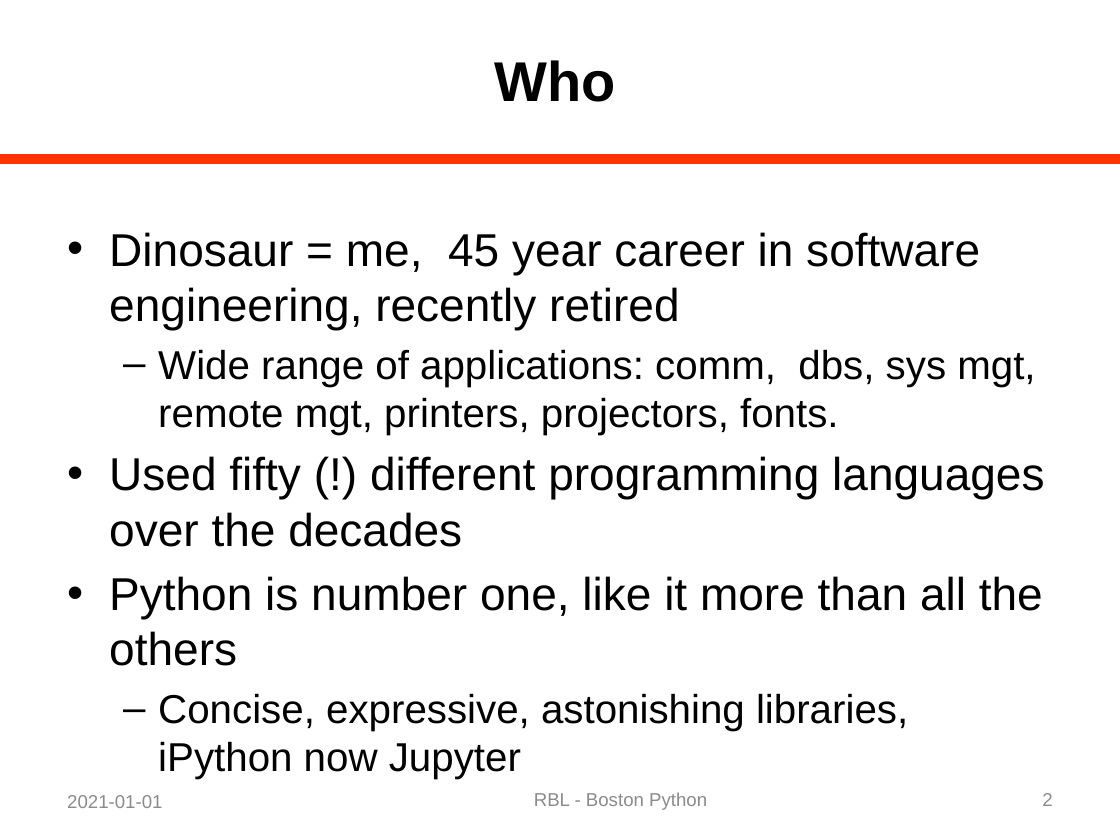
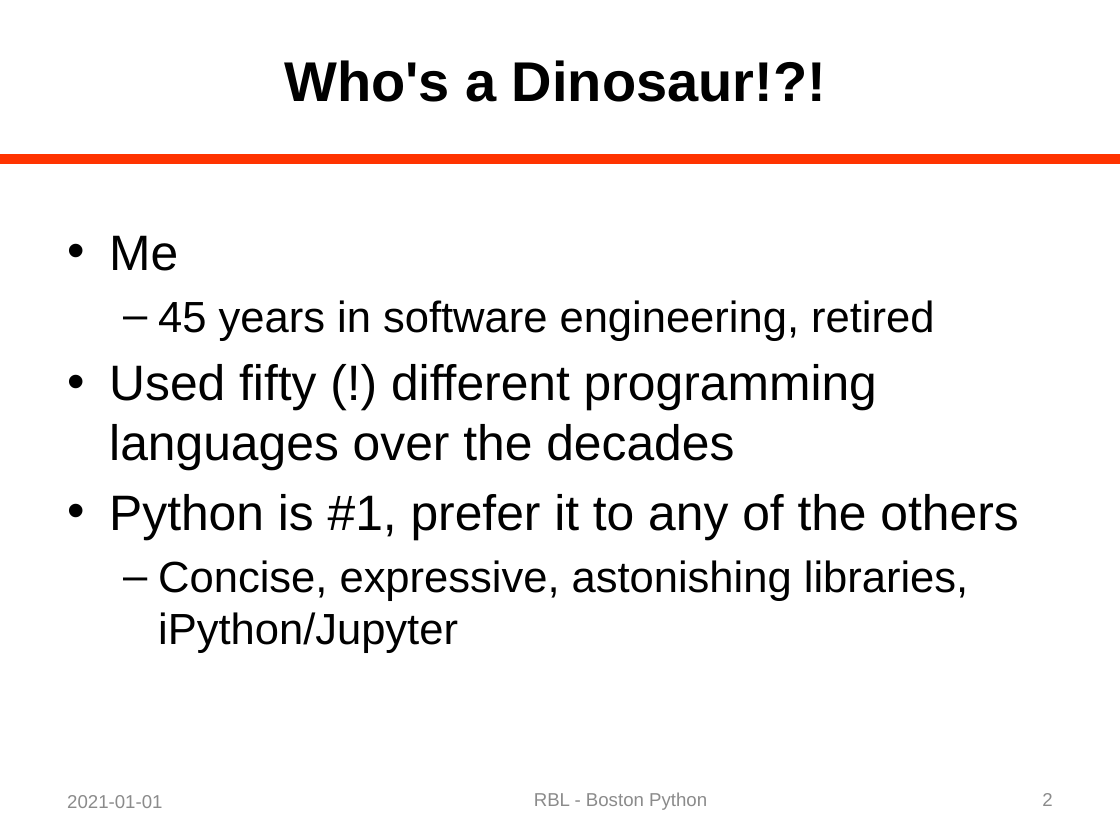
Before and after one commit to rblandau/NewTrace, a slide deck: slide 2 of docs/OfflineDebugging/A Dinosaur and a Python 02.pptx. Drawn at 1120x840 pixels with LibreOffice and Linux fonts; fonts in the diff are those of the drawing. Boxes give left, top, right and bottom in pixels: in the first picture for what was removed or moved away, otherwise in the second. Text is boxed around its words. In the diff, an @@ line names an element or a change of style, - is before the commit and + after.

```diff
--- a/docs/OfflineDebugging/A Dinosaur and a Python 02.pptx
+++ b/docs/OfflineDebugging/A Dinosaur and a Python 02.pptx
@@ title at (284,60,826,102): text changed @@
-Who
+Who's a Dinosaur!?!
@@ text at (109,235,934,341): text changed; size 25.9 to 28 pt @@
-• Dinosaur = me, 45 year career in software engineering, recently retired
-  – Wide range of applications: comm, dbs, sys mgt, remote mgt, printers, projectors, fonts.
+• Me
+  – 45 years in software engineering, retired
@@ text at (109,364,877,470): size 29.6 to 32 pt in "Used fifty (!) different programming languages over ..." @@
@@ text at (109,494,1018,653): text changed; size 25.9 to 28 pt @@
-• Python is number one, like it more than all the others
-  – Concise, expressive, astonishing libraries, iPython now Jupyter
+• Python is #1, prefer it to any of the others
+  – Concise, expressive, astonishing libraries, iPython/Jupyter
```
Also in this commit, not shown: 8 other slides changed, 15 slides removed, 4 other files.
